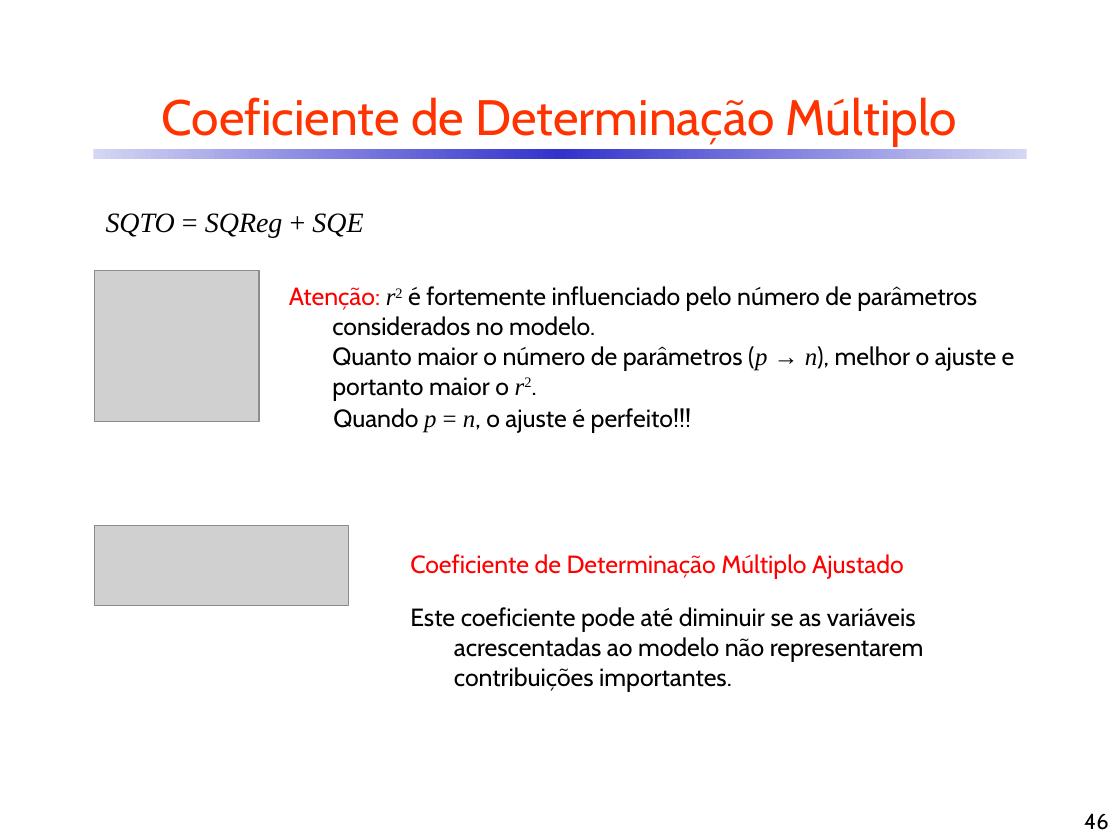
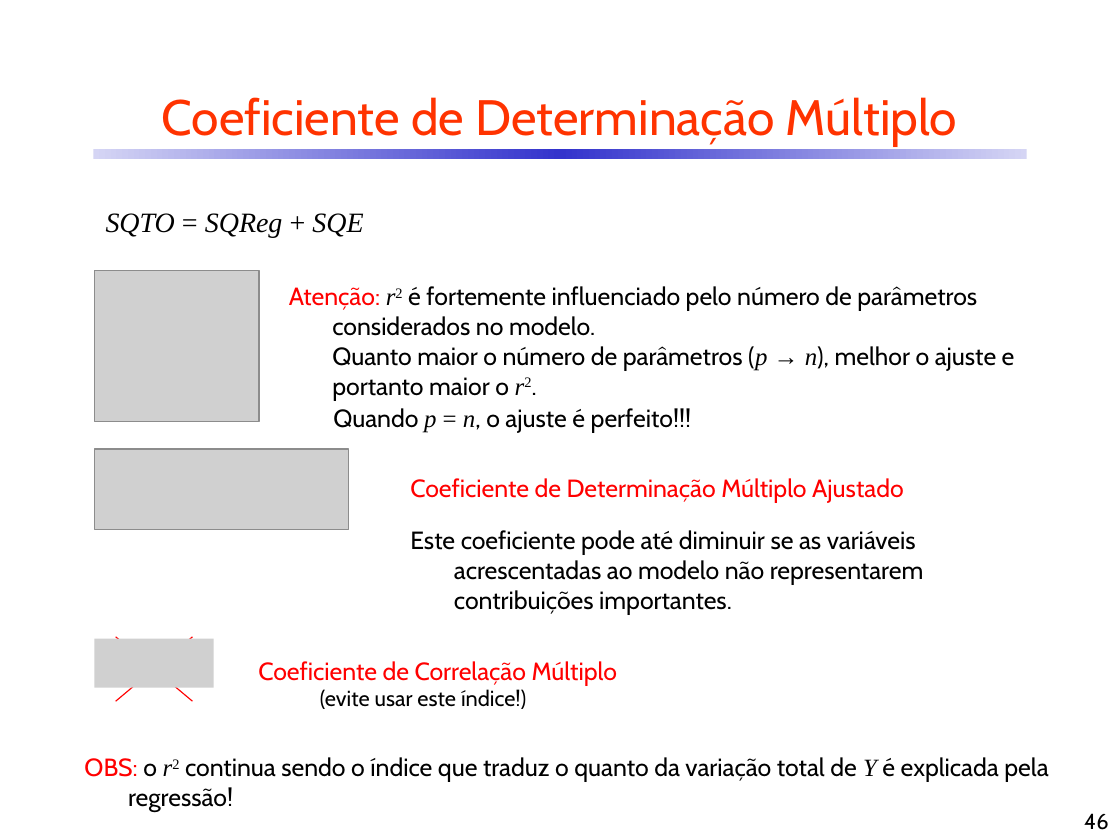
Before and after one commit to CDRenno/Estatistica, a slide deck: slide 46 of ppt/10ARegr.pptx. Drawn at 1120x840 pixels with LibreOffice and Linux fonts; fonts in the diff are those of the drawing; grey boxes stand for pictures. Boxes give left, top, right and bottom in pixels: in the first picture for what was removed or moved away, otherwise in the second. Text is boxed around its words. In the diff, an @@ line names an element or a change of style, - is before the commit and + after.

```diff
--- a/ppt/10ARegr.pptx
+++ b/ppt/10ARegr.pptx
@@ picture added at <box>94,449,348,530</box> @@
@@ text "Coeficiente de Determinação Múltiplo Ajustado": place and size @@
-text "Coeficiente de Determinação Múltiplo Ajustado" at <box>410,554,904,579</box>
+text "Coeficiente de Determinação Múltiplo Ajustado" at <box>410,478,904,502</box>
@@ picture removed at <box>94,525,348,606</box> @@
@@ text "Este coeficiente pode até diminuir ...": place and size @@
-text "Este coeficiente pode até diminuir ..." at <box>410,607,924,691</box>
+text "Este coeficiente pode até diminuir ..." at <box>410,530,924,615</box>
@@ picture added at <box>94,638,214,688</box> @@
@@ line added from (115, 637) to (193, 701), #FF0000 0.75 pt @@
@@ line added from (193, 637) to (115, 701), #FF0000 0.75 pt @@
@@ text added at <box>258,661,617,685</box>, 16 pt, text #FF0000 @@
+Coeficiente de Correlação Múltiplo
@@ text added at <box>320,689,526,709</box>, 14 pt, text #000000 @@
+(evite usar este índice!)
@@ text added at <box>84,757,1048,812</box>, 16 pt, text #000000 @@
+OBS: o r2 continua sendo o índice que traduz o quanto da variação total de Y é explicada pela regressão!
```
Also in this commit, not shown: 23 other slides changed, 1 slide added, 1 other file.
